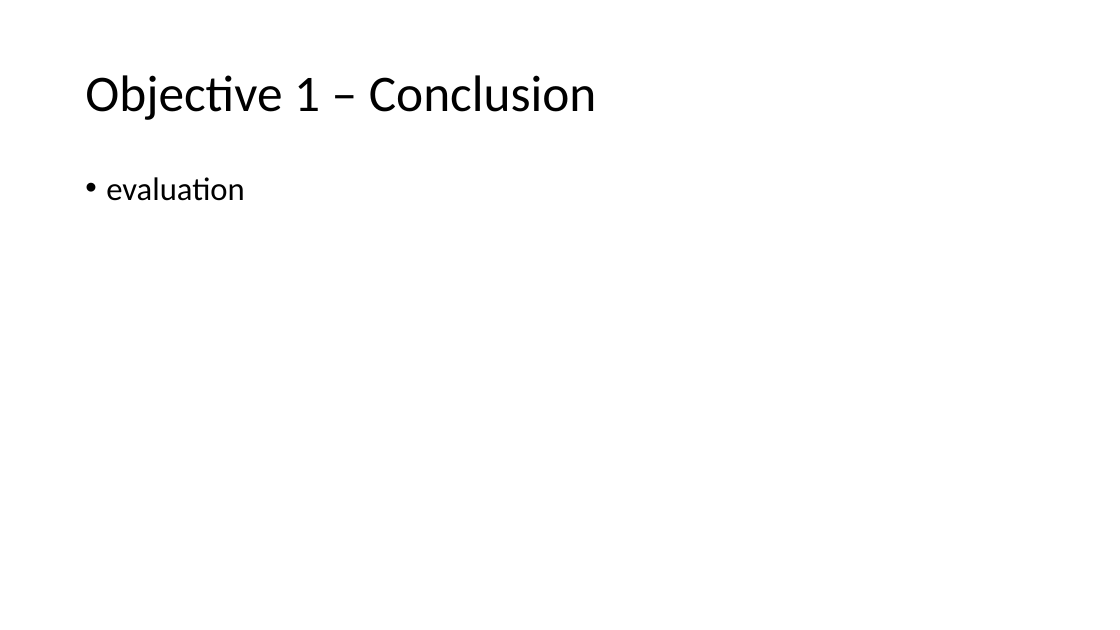
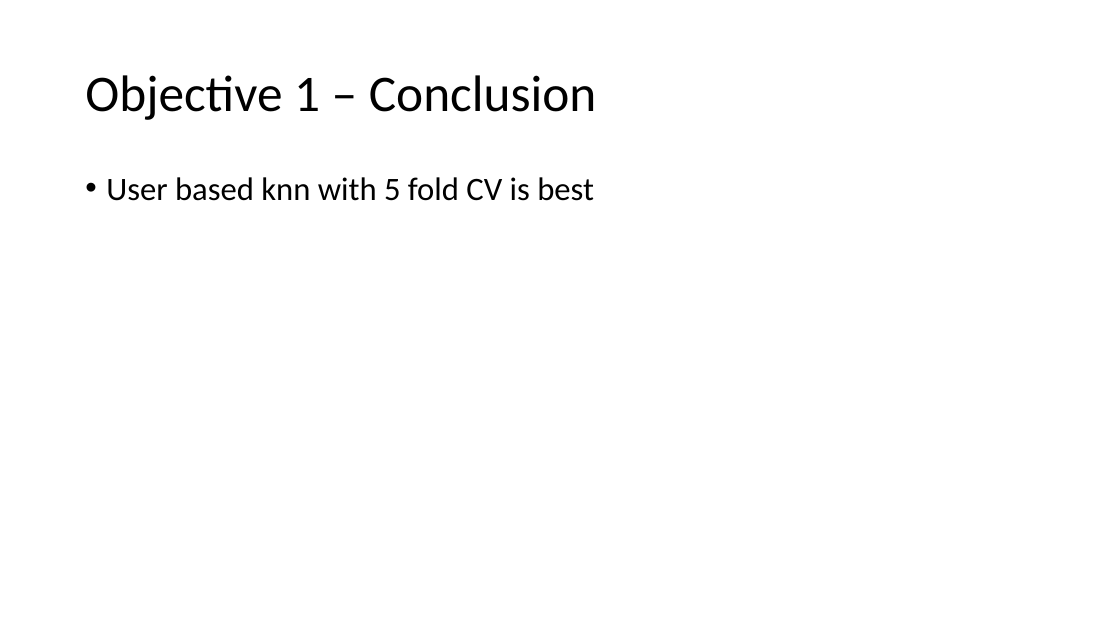
Before and after one commit to deejayrusso/Movie-Recommendation-System, a slide deck: slide 10 of Data Mining Project.pptx (slide 7 before the commit). Drawn at 1120x630 pixels with LibreOffice and Linux fonts; fonts in the diff are those of the drawing. Boxes give left, top, right and bottom in pixels: in the first picture for what was removed or moved away, otherwise in the second. Text is boxed around its words. In the diff, an @@ line names an element or a change of style, - is before the commit and + after.

```diff
--- a/Data Mining Project.pptx
+++ b/Data Mining Project.pptx
@@ text at [106,177,594,201]: text changed @@
-• evaluation
+• User based knn with 5 fold CV is best
```
Also in this commit, not shown: 3 other slides changed, 8 slides added, 2 slides removed, 1 other file.
